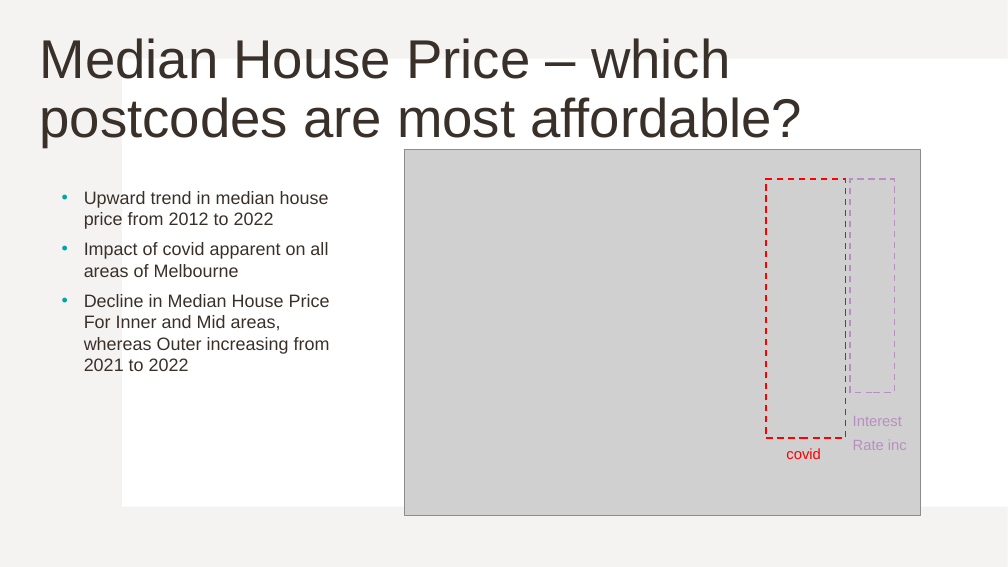
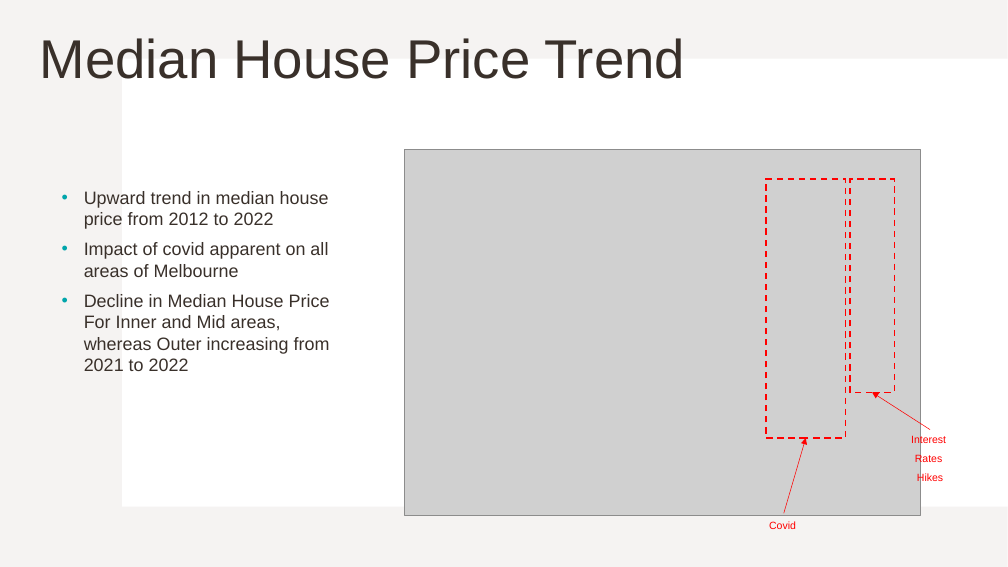
Before and after one commit to Kakhai1/bootcamp_project, a slide deck: slide 8 of Project 1 - Group 6 Slides_KT.pptx. Drawn at 1008x567 pixels with LibreOffice and Linux fonts; fonts in the diff are those of the drawing; grey boxes stand for pictures. Boxes give left, top, right and bottom in pixels: in the first picture for what was removed or moved away, otherwise in the second. Text is boxed around its words. In the diff, an @@ line names an element or a change of style, - is before the commit and + after.

```diff
--- a/Project 1 - Group 6 Slides_KT.pptx
+++ b/Project 1 - Group 6 Slides_KT.pptx
@@ title at (40,38,685,79): text changed @@
-Median House Price – which postcodes are most affordable?
+Median House Price Trend
@@ rectangle at (850,179,895,392): outline #B88FC0 1.5 pt dashed to #FF0000 1.5 pt dashed @@
@@ arrow added from (930, 430) to (873, 392), #FF0000 0.5 pt @@
@@ arrow added from (784, 513) to (806, 438), #FF0000 0.5 pt @@
@@ text "Interest": place and size @@
-text "Interest" at (853,416,907,450)
+text "Interest" at (911,435,946,484)
@@ text at (911,435,946,446): size 14 to 10 pt, text colour #B88FC0 to #FF0000 in "Interest"; alignment left to centre @@
@@ text at (915,454,943,484): text changed; size 14 to 10 pt; text colour #B88FC0 to #FF0000 @@
-Rate inc
+Rates
+Hikes
@@ text at (769,521,796,529): text changed; size 14 to 10 pt @@
-covid
+Covid
```
Also in this commit, not shown: 1 other slide changed, 2 slides added, 1 slide removed, 3 other files.
